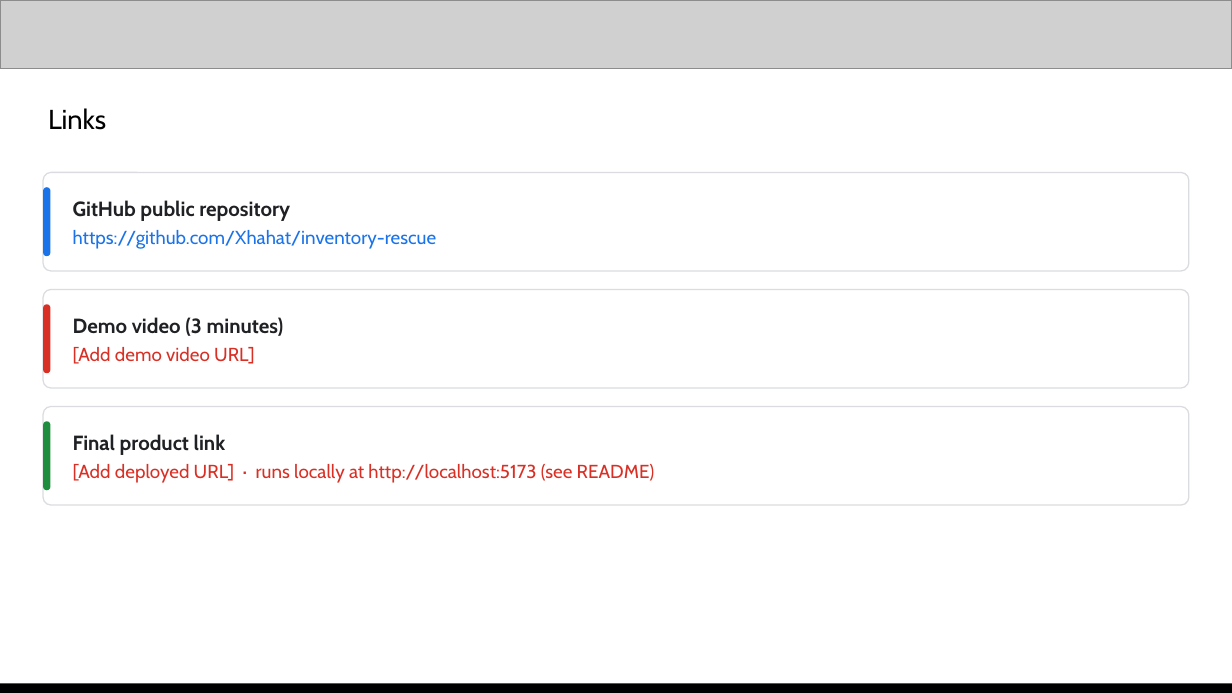
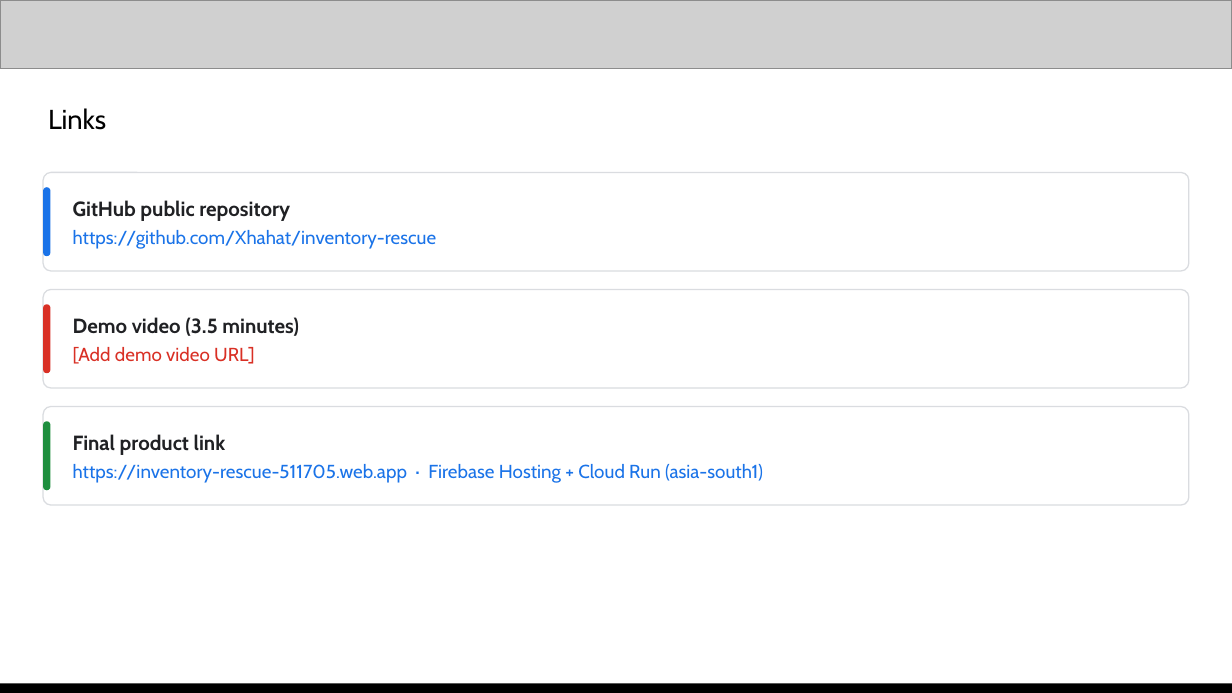
Before and after one commit to Xhahat/inventory-rescue, a slide deck: slide 14 of docs/Inventory_Rescue_AI_Builder_Cup.pptx. Drawn at 1232x693 pixels with LibreOffice and Linux fonts; fonts in the diff are those of the drawing; grey boxes stand for pictures. Boxes give left, top, right and bottom in pixels: in the first picture for what was removed or moved away, otherwise in the second. Text is boxed around its words. In the diff, an @@ line names an element or a change of style, - is before the commit and + after.

Commit message:
Update pitch deck for Firebase, Firestore and the new GUI; add PDF

```diff
--- a/docs/Inventory_Rescue_AI_Builder_Cup.pptx
+++ b/docs/Inventory_Rescue_AI_Builder_Cup.pptx
@@ text at [73,317,299,336]: text changed @@
-Demo video (3 minutes)
+Demo video (3.5 minutes)
@@ text at [73,464,763,483]: text changed; text colour #D93025 to #1A73E8 @@
-[Add deployed URL] · runs locally at http://localhost:5173 (see README)
+https://inventory-rescue-511705.web.app · Firebase Hosting + Cloud Run (asia-south1)
```
Also in this commit, not shown: 8 other slides changed, 1 other file.
